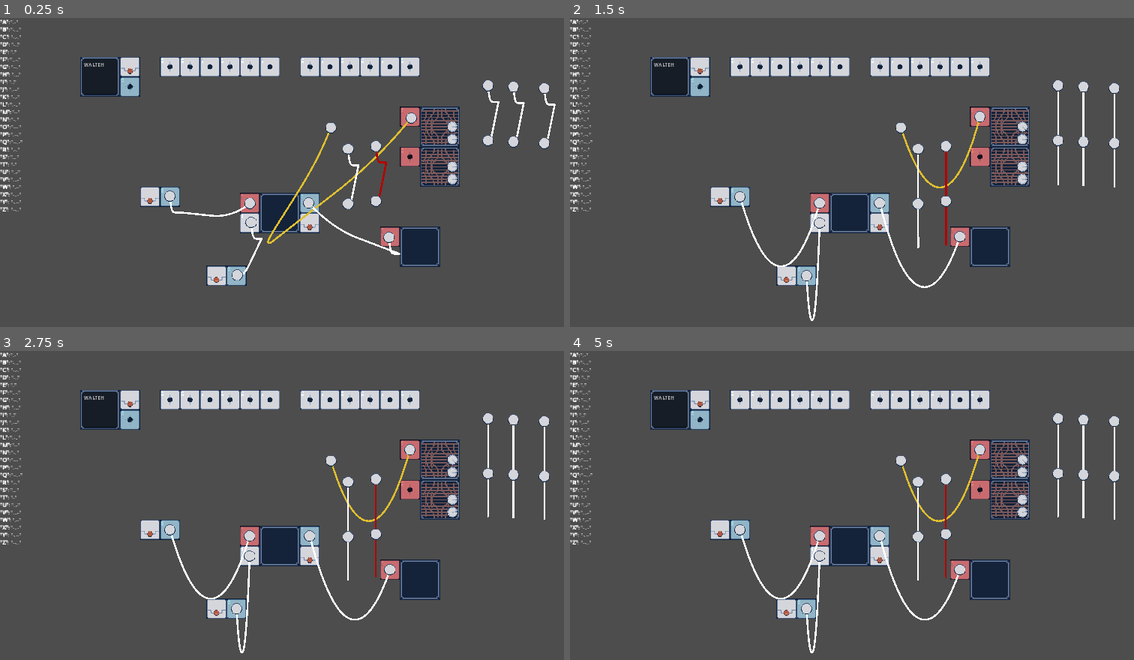
Above: before the commit, frames 1-4 (two rows, left to right).
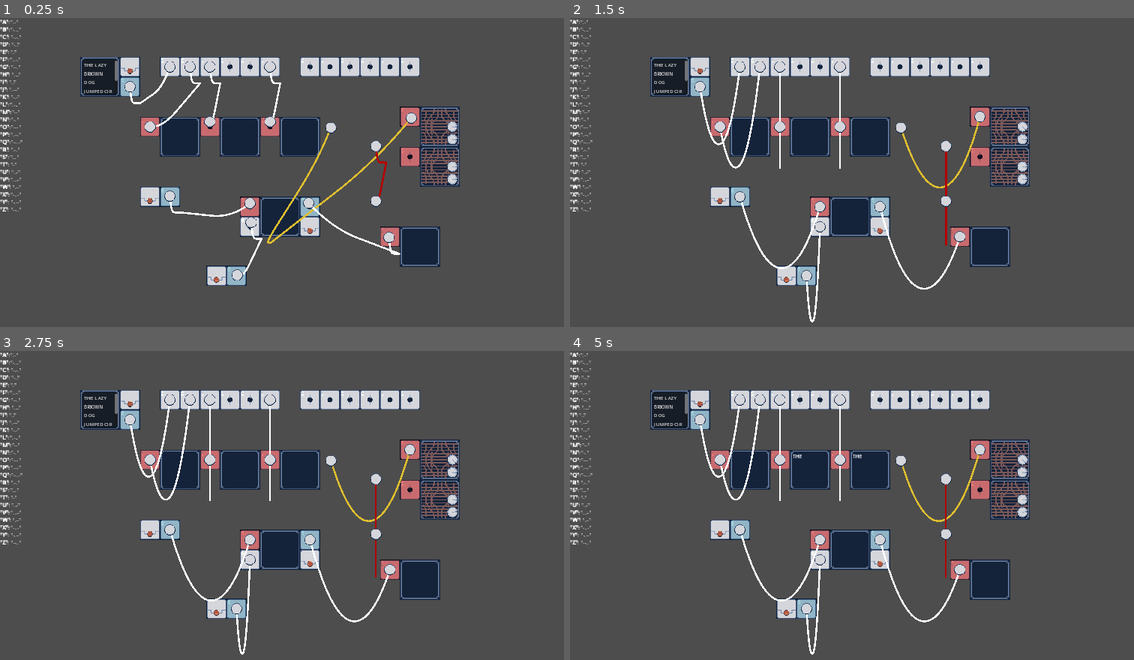
Above: after the commit, the same moments.

Repository: Smitner-Studio/operator-game
Game: Godot game, scene res://Main.tscn
Same seed, same stepped clock (60 frames per second), same inputs: the game is played once before the commit and once after it.
Inputs (mouse positions are in pixels of both pictures, inside the frame that each line leads up to):
- Up to frame 1 (0.25 s): no input
- Up to frame 2 (1.5 s): tap Enter (ui_accept) at 0.5, 0.77 s; move the mouse to (1021, 138) at 0.52 s; hold Space (click) 0.53-1.28 s; click (1021, 138) at 0.67 s; move the mouse to (1021, 126) at 1.27 s; tap Mouse wheel down (scroll_down) at 1.35 s; click (1021, 126) at 1.42 s
- Up to frame 3 (2.75 s): tap Enter (ui_accept) at 1.52, 2 s; move the mouse to (451, 511) at 2.02 s; tap Mouse wheel up (scroll_up) at 2.1 s; click (451, 511) at 2.17 s
- Up to frame 4 (5 s): tap Enter (ui_accept) at 2.75, 3.02, 3.5, 3.77, 4.25, 4.52 s; move the mouse to (1021, 499) at 2.77 s; tap Space (click) at 2.85 s; click (1021, 499) at 2.92 s; move the mouse to (722, 530) at 3.52 s; tap Mouse wheel down (scroll_down) at 3.6 s; click (722, 530) at 3.67 s; move the mouse to (699, 400) at 4.27 s; tap Mouse wheel up (scroll_up) at 4.35 s; click (699, 400) at 4.42 s

The runs differ from the first frame. In frame 1, 5.4% of the frame differs, in the area x 14-99%, y 13-71%; in frame 2, 6.1%, in the area x 14-98%, y 13-99%; in frame 3, 6.1%; in frame 4, 6.1%.

Commit message:
Add Letter,Word and Message mode to Decoder

Diff:
--- a/DecoderSocket.tscn
+++ b/DecoderSocket.tscn
@@ -5,17 +5,18 @@
 [ext_resource type="Script" path="res://scripts/MorseCodeDecoder.gd" id="2_26oc1"]
 [ext_resource type="PackedScene" uid="uid://qrr3nd843jwg" path="res://Screen.tscn" id="3_fileb"]
 
-[node name="DecoderSocket" type="Node2D" node_paths=PackedStringArray("decoder", "socket", "screen")]
+[node name="DecoderSocket" type="Node2D"]
 script = ExtResource("1_y23fy")
-decoder = NodePath("Decoder")
-socket = NodePath("Socket")
-screen = NodePath("Screen")
+screen_update_mode = 2
 
 [node name="Socket" parent="." instance=ExtResource("1_r44bn")]
+unique_name_in_owner = true
 position = Vector2(32, -32)
 primary_signal_direction = 1
 
 [node name="Screen" parent="." instance=ExtResource("3_fileb")]
+unique_name_in_owner = true
 
 [node name="Decoder" type="Node" parent="."]
+unique_name_in_owner = true
 script = ExtResource("2_26oc1")
--- a/EncoderSocket.tscn
+++ b/EncoderSocket.tscn
@@ -8,14 +8,19 @@
 
 [node name="EncoderSocket" type="Node2D"]
 script = ExtResource("1_mffsl")
+message = "THE LAZY BROWN DOG JUMPED OR SOMETHING"
 
 [node name="Socket" parent="." instance=ExtResource("2_prvr1")]
+unique_name_in_owner = true
 primary_signal_direction = 0
 
 [node name="MorseButton" parent="." instance=ExtResource("4_sc2x5")]
+unique_name_in_owner = true
 position = Vector2(0, -64)
 
 [node name="MorseCodeBuffer" type="Node" parent="."]
+unique_name_in_owner = true
 script = ExtResource("3_wur88")
 
 [node name="InputScreen" parent="." instance=ExtResource("5_532fb")]
+unique_name_in_owner = true
--- a/InputScreen.tscn
+++ b/InputScreen.tscn
@@ -30,6 +30,6 @@
 anchor_bottom = 1.0
 grow_horizontal = 2
 grow_vertical = 2
-text = "WALTEH"
+text = "THE LAZY DOG?"
 wrap_mode = 1
 autowrap_mode = 2
--- a/Main.tscn
+++ b/Main.tscn
@@ -27,6 +27,17 @@
 [node name="DecoderSocket" parent="." instance=ExtResource("5_jiu0s")]
 position = Vector2(256, 192)
 
+[node name="DecoderSocket2" parent="." instance=ExtResource("5_jiu0s")]
+position = Vector2(-320, -160)
+screen_update_mode = 1
+
+[node name="DecoderSocket3" parent="." instance=ExtResource("5_jiu0s")]
+position = Vector2(-512, -160)
+
+[node name="DecoderSocket4" parent="." instance=ExtResource("5_jiu0s")]
+position = Vector2(-128, -160)
+screen_update_mode = 0
+
 [node name="ManualOutputSocket" parent="." instance=ExtResource("7_bxa4c")]
 position = Vector2(-384, 64)
 
@@ -34,7 +45,7 @@
 position = Vector2(-544, -320)
 
 [node name="MorseBufferSocket" parent="." instance=ExtResource("6_w28jl")]
-position = Vector2(-161, 52)
+position = Vector2(-160, 64)
 
 [node name="Wire" parent="." instance=ExtResource("3_djxq7")]
 position = Vector2(-416, 30)
@@ -116,22 +127,30 @@
 position = Vector2(-171, 317)
 
 [node name="Wire4" parent="." instance=ExtResource("3_djxq7")]
-position = Vector2(154, -121)
+position = Vector2(-544, -320)
+
+[node name="End" parent="Wire4" index="2"]
+position = Vector2(128, -64)
 
 [node name="Wire5" parent="." instance=ExtResource("3_djxq7")]
 position = Vector2(243, -130)
 color = Color(0.71, 0, 0, 1)
 
 [node name="Wire7" parent="." instance=ExtResource("3_djxq7")]
-position = Vector2(602, -324)
+position = Vector2(-352, -384)
+
+[node name="End" parent="Wire7" index="2"]
+position = Vector2(-128, 192)
 
 [node name="Wire8" parent="." instance=ExtResource("3_djxq7")]
-position = Vector2(683, -320)
+position = Vector2(-288, -384)
 
 [node name="Wire9" parent="." instance=ExtResource("3_djxq7")]
-position = Vector2(782, -315)
+position = Vector2(-96, -384)
 
 [editable path="Wire"]
 [editable path="Wire6"]
 [editable path="Wire2"]
 [editable path="Wire3"]
+[editable path="Wire4"]
+[editable path="Wire7"]
--- a/Screen.tscn
+++ b/Screen.tscn
@@ -20,9 +20,10 @@
 offset_top = -56.0
 offset_right = 56.0
 offset_bottom = 56.0
+mouse_filter = 2
 metadata/_edit_use_anchors_ = true
 
-[node name="Label" type="Label" parent="Control"]
+[node name="Label" type="RichTextLabel" parent="Control"]
 unique_name_in_owner = true
 layout_mode = 1
 anchors_preset = 15
@@ -30,5 +31,5 @@
 anchor_bottom = 1.0
 grow_horizontal = 2
 grow_vertical = 2
-autowrap_mode = 1
-uppercase = true
+mouse_filter = 2
+scroll_following = true
--- a/scripts/DecoderSocket.gd
+++ b/scripts/DecoderSocket.gd
@@ -1,9 +1,29 @@
 extends Node2D
 
-@export var decoder: MorseCodeDecoder
-@export var socket: Socket
-@export var screen: Screen
+@onready var decoder: MorseCodeDecoder = $Decoder
+@onready var socket: Socket = $Socket
+@onready var screen: Screen = $Screen
+
+enum ScreenUpdateMode {
+	LETTER, WORD, MESSAGE
+}
+@export var screen_update_mode := ScreenUpdateMode.WORD
 
 func _ready():
 	socket.received_pulse.connect(decoder.receive_pulse)
-	decoder.decoded.connect(screen.append_text)
+
+	match screen_update_mode:
+		ScreenUpdateMode.MESSAGE:
+			decoder.message_received.connect(append_and_clear)
+		ScreenUpdateMode.WORD:
+			decoder.word_received.connect(append_and_clear)
+		ScreenUpdateMode.LETTER:
+			decoder.letter_received.connect(append_and_clear)
+
+func append_and_clear():
+		var buffer = decoder.get_buffer_contents()
+		print(MorseCodeSystem.array_to_str(buffer))
+		var message = MorseCodeSystem.decode_from_array(buffer)
+		decoder.clear()
+		screen.append_text(message)
+		print(message)
--- a/scripts/EncoderSocket.gd
+++ b/scripts/EncoderSocket.gd
@@ -1,16 +1,20 @@
 extends Node2D
 
 @export var message = "HELLO WORLD"
+@export var clear_after_transmission = false
 @onready var socket: Socket = $Socket
 @onready var buffer: MorseCodeBuffer = $MorseCodeBuffer
 @onready var button: MorseButton = $MorseButton
 @onready var input_screen: InputScreen = $InputScreen
 
 func _ready():
+	input_screen.set_text(message)
+
 	buffer.pulse.connect(socket.emit_pulse)
 	button.pulse.connect(func(x):
 		var text = input_screen.get_text()
 		var data = MorseCodeSystem.encode_into_array(text)
 		buffer.release_custom_buffer(data)
 		)
-	buffer.outgoing_buffer_transmitted.connect(input_screen.clear)
+	if clear_after_transmission:
+		buffer.outgoing_buffer_transmitted.connect(input_screen.clear)
--- a/scripts/InputScreen.gd
+++ b/scripts/InputScreen.gd
@@ -8,3 +8,6 @@
 
 func get_text():
 	return input_field.text
+
+func set_text(x: String):
+	input_field.text = x
--- a/scripts/MorseCodeDecoder.gd
+++ b/scripts/MorseCodeDecoder.gd
@@ -7,6 +7,11 @@
 var pulse_buffer = []
 var last_pulse_received_time = 0
 
+signal letter_received
+signal word_received
+signal message_received
+signal buffer_cleared
+
 func receive_pulse(duration):
 	# Record the time when the pulse is received
 	var current_time = Time.get_ticks_msec()
@@ -14,33 +19,39 @@
 
 	# Determine if the pulse is a dot or a dash based on its duration
 	if duration <= MorseCodeSystem.short_pulse_duration:
-		pulse_buffer.append(".")
+		pulse_buffer.append(MorseCodeSystem.dot)
 	elif duration > MorseCodeSystem.short_pulse_duration:
-		pulse_buffer.append("-")
+		pulse_buffer.append(MorseCodeSystem.dash)
 
 func _process(delta):
-	if pulse_buffer.is_empty():
+	var current_time = Time.get_ticks_msec()
+	if (pulse_buffer.is_empty() or
+		current_time == last_pulse_received_time):
 		return
 
-	var current_time = Time.get_ticks_msec()
 	var pause_duration = (current_time - last_pulse_received_time) / 1000.0
-	if (pause_duration >= MorseCodeSystem.word_pause_duration
+	if (
+		pause_duration >= MorseCodeSystem.message_pause_duration
+		and is_last_separator(MorseCodeSystem.word_break)):
+			message_received.emit()
+	elif (
+		pause_duration >= MorseCodeSystem.word_pause_duration
 		and not is_last_separator(MorseCodeSystem.word_break)):
-		append_separator(MorseCodeSystem.word_break)
-		print(name + ": word received")
-		decode_and_clear_buffer()
-	elif (pause_duration >= MorseCodeSystem.letter_pause_duration
-		and not is_last_separator(MorseCodeSystem.letter_break)):
-		append_separator(MorseCodeSystem.letter_break)
-		print(name + ": letter received")
+			append_separator(MorseCodeSystem.word_break)
+			word_received.emit()
+	elif (
+		pause_duration >= MorseCodeSystem.letter_pause_duration and
+		pause_duration < MorseCodeSystem.word_pause_duration and
+		not is_last_separator(MorseCodeSystem.letter_break)):
+			append_separator(MorseCodeSystem.letter_break)
+			letter_received.emit()
 
-func decode_and_clear_buffer():
-	var message = MorseCodeSystem.decode_from_array(pulse_buffer)
+func clear():
 	pulse_buffer.clear()
-	decoded.emit(message)
+	buffer_cleared.emit()
 
-func str_from_pulse_buffer():
-	return ''.join(pulse_buffer)
+func get_buffer_contents():
+	return pulse_buffer.duplicate()
 
 func append_separator(separator: String):
 	pulse_buffer.append(separator)
--- a/scripts/MorseCodeSystem.gd
+++ b/scripts/MorseCodeSystem.gd
@@ -13,13 +13,17 @@
 	"1": ".----", "2": "..---", "3": "...--",
 	"4": "....-", "5": ".....", "6": "-....",
 	"7": "--...", "8": "---..", "9": "----.",
-	"0": "-----"
+	"0": "-----",
+
+	".": ".-.-.-", ",": "--..--", "?": "..--..",
+	";": "-.-.-.", ":": "---...", "-": "-....-",
+	"/": "_.._.", "'": ".----.", "\"": ".-..-.",
 }
 
 static var inv_morse_code = MorseCodeSystem.invert_dictionary(morse_code)
 
 # Duration of a short and long pulse (dot and dash)
-static var short_pulse_duration = 0.04
+static var short_pulse_duration = 0.01
 static var long_pulse_duration = short_pulse_duration * 3
 
 static var letter_pause_duration = long_pulse_duration * 1.5
@@ -54,20 +58,19 @@
 # Decode Morse code back into text
 static func decode(morse_message: String) -> String:
 	var decoded_message = ""
-	var morse_characters = morse_message.split(word_break)  # Split at word breaks
+	var morse_words = morse_message.split(word_break)  # Split at word breaks
 
-	for morse_word in morse_characters:
+	for morse_word in morse_words:
 		var letters = morse_word.split(letter_break)  # Split at letter breaks
 		for morse_letter in letters:
 			if morse_letter != "":
 				decoded_message += inv_morse_code.get(morse_letter, "?") # Decode each Morse letter
-		decoded_message += " "  # Add a space after each word
-
+		if (morse_words.size() > 1):
+			decoded_message += " "  # Add a space after each word
 	return decoded_message
 
 static func decode_from_array(buffer: Array) -> String:
-	var message =  ''.join(buffer)
-	return decode(message)
+	return decode(array_to_str(buffer))
 
 # Function to invert a dictionary (swap its keys and values)
 static func invert_dictionary(dict : Dictionary) -> Dictionary:
@@ -80,11 +83,14 @@
 			printerr("Duplicate value found when attempting to invert dictionary: ", dict[key])
 	return inverted_dict
 
-static func str_to_array(encoded: String) -> Array:
+static func str_to_array(str: String) -> Array:
 	var message_buffer = []
-	for char in encoded:
+	for char in str:
 		message_buffer.append(char)
 	return message_buffer
+
+static func array_to_str(array: Array) -> String:
+	return ''.join(array)
 
 
 # Example usage
--- a/scripts/Screen.gd
+++ b/scripts/Screen.gd
@@ -1,7 +1,7 @@
 extends Node2D
 class_name Screen
 
-@export var label: Label
+@export var label: RichTextLabel
 
 func append_text(text: String):
 	label.text += text
